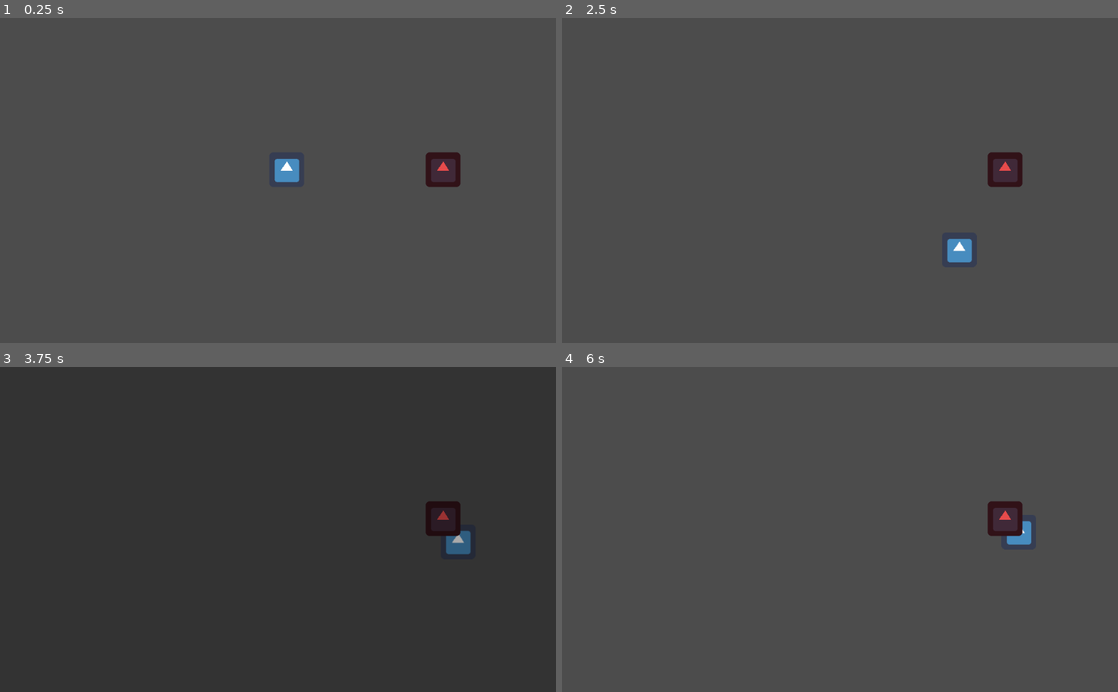
Above: before the commit, frames 1-4 (two rows, left to right).
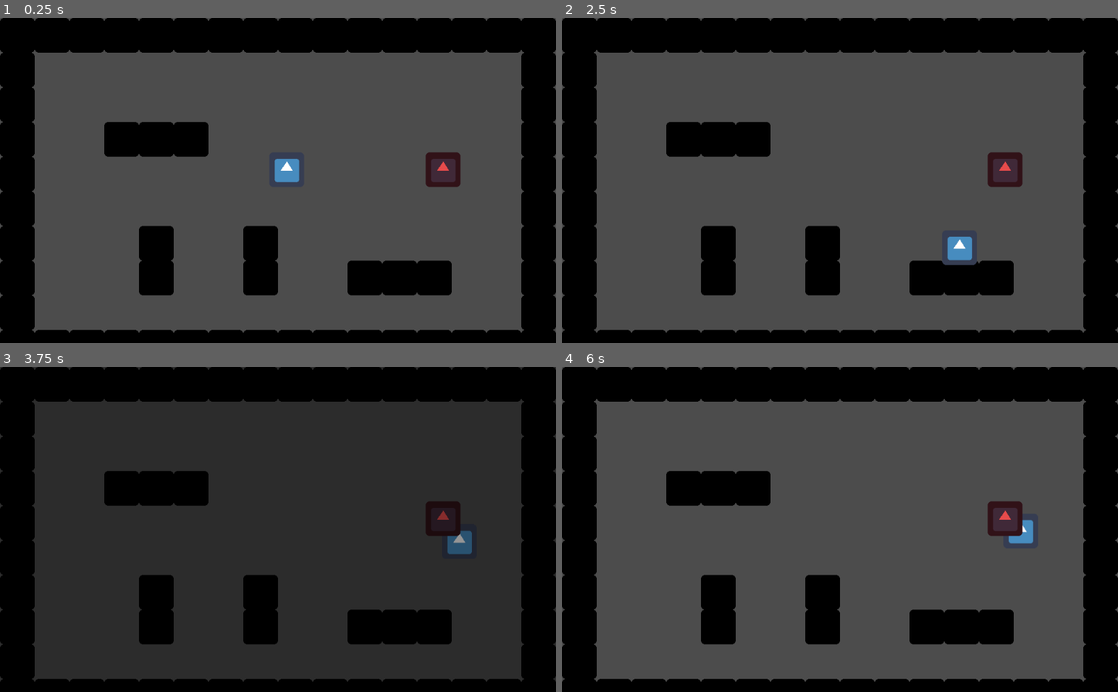
Above: after the commit, the same moments.

Repository: aak270/godot-cozy-game
Game: Godot game, scene res://src/scenes/World.tscn
Two runs of this game, one before a commit and one after it. Both use one fixed random seed, a clock stepped at 60 frames per second and the inputs below. The engine's default icon, where the game draws it, is replaced by a stand-in: a white triangle on a blue panel in a dark square.
Inputs:
- Up to frame 1 (0.25 s): no input
- Up to frame 2 (2.5 s): tap Enter at 0.5 s; hold Right (ui_right) 0.53-1.28 s; hold Down (ui_down) 1.28-2.03 s; hold Right (ui_right) from 2.03 s (still down)
- Up to frame 3 (3.75 s): release Right (ui_right) at 2.78 s; hold Up (ui_up) 2.78-3.53 s; hold Left (ui_left) from 3.53 s (still down)
- Up to frame 4 (6 s): release Left (ui_left) at 5 s; click "Fight" at 5 s; click "Run" at 5.75 s

The runs differ from the first frame. In frame 1, 32% of the frame differs, in the area x 0-100%, y 0-100%; in frame 2, 32%; in frame 3, 32%; in frame 4, 32%.

Commit message:
collision

Diff:
--- a/src/scenes/World.tscn
+++ b/src/scenes/World.tscn
@@ -37,6 +37,32 @@
 "values": [ Color( 0, 0, 0, 1 ), Color( 0, 0, 0, 0 ) ]
 }
 
+[sub_resource type="ConvexPolygonShape2D" id=5]
+points = PoolVector2Array( 0, 0, 64, 0, 64, 64, 0, 64 )
+
+[sub_resource type="TileSet" id=6]
+0/name = "icon.png 0"
+0/texture = ExtResource( 2 )
+0/tex_offset = Vector2( 0, 0 )
+0/modulate = Color( 1, 1, 1, 1 )
+0/region = Rect2( 0, 0, 64, 64 )
+0/tile_mode = 0
+0/occluder_offset = Vector2( 0, 0 )
+0/navigation_offset = Vector2( 0, 0 )
+0/shape_offset = Vector2( 0, 0 )
+0/shape_transform = Transform2D( 1, 0, 0, 1, 0, 0 )
+0/shape = SubResource( 5 )
+0/shape_one_way = false
+0/shape_one_way_margin = 1.0
+0/shapes = [ {
+"autotile_coord": Vector2( 0, 0 ),
+"one_way": false,
+"one_way_margin": 1.0,
+"shape": SubResource( 5 ),
+"shape_transform": Transform2D( 1, 0, 0, 1, 0, 0 )
+} ]
+0/z_index = 0
+
 [sub_resource type="RectangleShape2D" id=1]
 extents = Vector2( 24, 24 )
 
@@ -49,6 +75,7 @@
 
 [node name="BattleScene" type="Control" parent="CanvasLayer"]
 pause_mode = 2
+visible = false
 anchor_right = 1.0
 anchor_bottom = 1.0
 script = ExtResource( 4 )
@@ -136,6 +163,12 @@
 anims/fade_in = SubResource( 3 )
 anims/fade_out = SubResource( 4 )
 
+[node name="TileMap" type="TileMap" parent="."]
+modulate = Color( 0, 0, 0, 1 )
+tile_set = SubResource( 6 )
+format = 1
+tile_data = PoolIntArray( 0, 0, 0, 1, 0, 0, 2, 0, 0, 3, 0, 0, 4, 0, 0, 5, 0, 0, 6, 0, 0, 7, 0, 0, 8, 0, 0, 9, 0, 0, 10, 0, 0, 11, 0, 0, 12, 0, 0, 13, 0, 0, 14, 0, 0, 15, 0, 0, 65536, 0, 0, 65551, 0, 0, 131072, 0, 0, 131087, 0, 0, 196608, 0, 0, 196611, 0, 0, 196612, 0, 0, 196613, 0, 0, 196623, 0, 0, 262144, 0, 0, 262159, 0, 0, 327680, 0, 0, 327695, 0, 0, 393216, 0, 0, 393220, 0, 0, 393223, 0, 0, 393231, 0, 0, 458752, 0, 0, 458756, 0, 0, 458759, 0, 0, 458762, 0, 0, 458763, 0, 0, 458764, 0, 0, 458767, 0, 0, 524288, 0, 0, 524303, 0, 0, 589824, 0, 0, 589825, 0, 0, 589826, 0, 0, 589827, 0, 0, 589828, 0, 0, 589829, 0, 0, 589830, 0, 0, 589831, 0, 0, 589832, 0, 0, 589833, 0, 0, 589834, 0, 0, 589835, 0, 0, 589836, 0, 0, 589837, 0, 0, 589838, 0, 0, 589839, 0, 0 )
+
 [node name="Player" type="KinematicBody2D" parent="."]
 position = Vector2( 528, 280 )
 collision_layer = 2
Not shown: 1 places in src/scenes/World.tscn that only renumber resources
